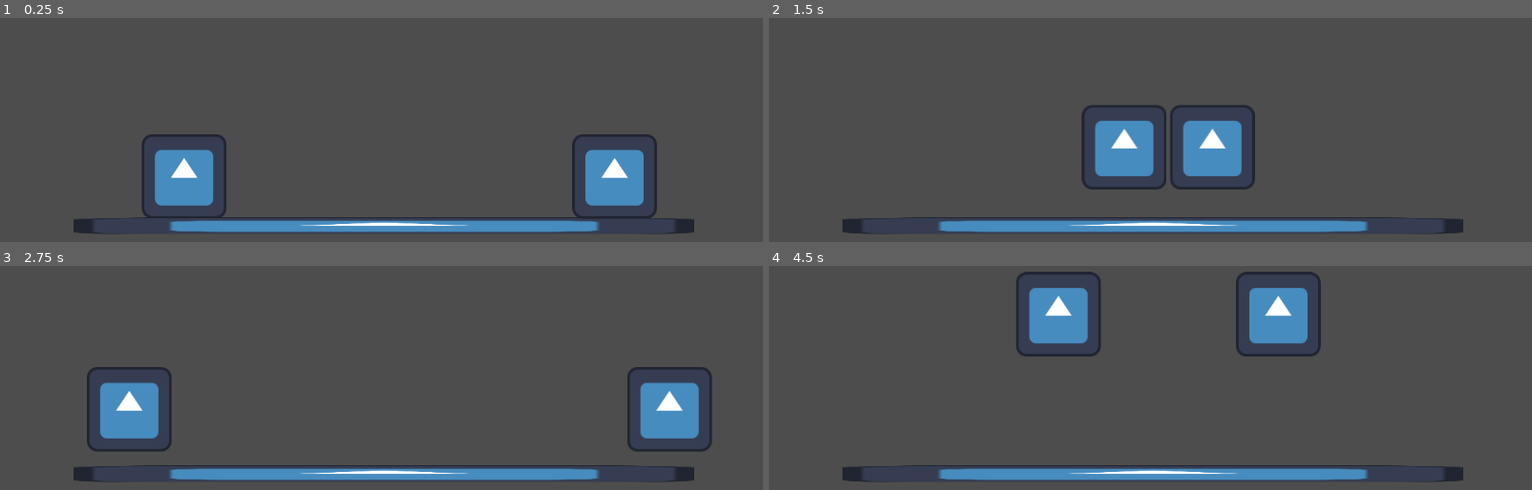
Above: before the commit, frames 1-4 (two rows, left to right).
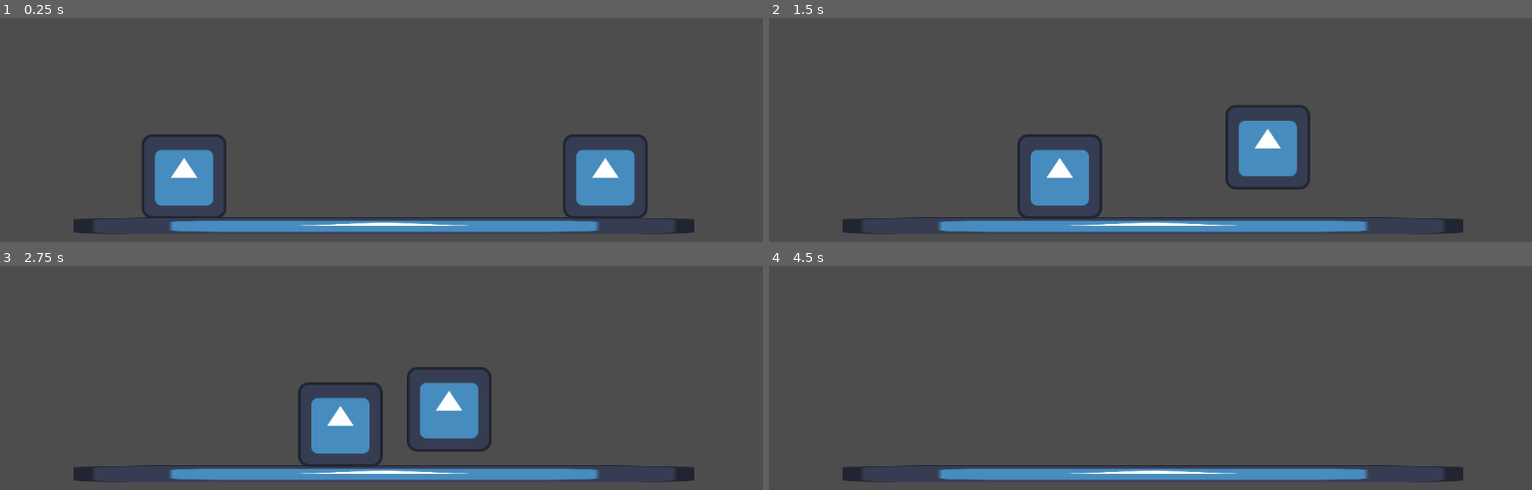
Above: after the commit, the same moments.

Repository: Awwi2/venmo-me-20-bucks
Game: Godot game, scene res://Scenes/test scene.tscn
The game is run twice, just before and just after one commit, with the same random seed, the same clock (stepped at 60 frames per second) and the same inputs. The project has no main scene, so this scene is started directly. The engine's default icon, where the game draws it, is replaced by a stand-in: a white triangle on a blue panel in a dark square.
Inputs:
- Up to frame 1 (0.25 s): no input
- Up to frame 2 (1.5 s): tap Enter at 0.5 s; hold D (move_right) from 0.53 s (still down); tap Space (jump) at 0.6, 0.77, 1.07, 1.35 s
- Up to frame 3 (2.75 s): tap Space (jump) at 1.52, 1.82, 2.1 s; release D (move_right) at 2.03 s; hold A (move_left) from 2.03 s (still down)
- Up to frame 4 (4.5 s): release A (move_left) at 2.78 s; hold D (move_right) 2.78-4.28 s; tap Space (jump) at 2.85, 3.02, 3.32, 3.6, 3.77, 4.07, 4.35 s; hold A (move_left) from 4.28 s (still down)

The runs differ from the first frame. In frame 1, 1.4% of the frame differs, in the area x 73-87%, y 51-90%; in frame 2, 9.1%; in frame 3, 9.7%, in the area x 11-94%, y 45-89%; in frame 4, 5.0%.

Commit message:
Added new options for enemy movement (unfinished)

Diff:
--- a/Scenes/test scene.tscn
+++ b/Scenes/test scene.tscn
@@ -38,5 +38,4 @@
 position = Vector2(0, -253)
 
 [node name="Placeholder Enemy" parent="." instance=ExtResource("3_4nf2p")]
-position = Vector2(352, -77)
-copy_jump = true
+position = Vector2(338, -77)
--- a/Scripts/placeholder_enemy.gd
+++ b/Scripts/placeholder_enemy.gd
@@ -1,10 +1,16 @@
 extends CharacterBody2D
 
+@export_group("Copying")
 @export var copy_movement: bool
 @export var mirror_movement: bool
 @export var copy_jump: bool
 @export var movement_multiplier: float
 @export var jump_multiplier: float
+
+@export_group("independant moving")
+@export var horizontal_speed: float
+@export var jump_interval: float
+@export var avoid_edges: bool
 
 var COPY_SPEED = 500.0
 var JUMP_VELOCITY = -700.0
